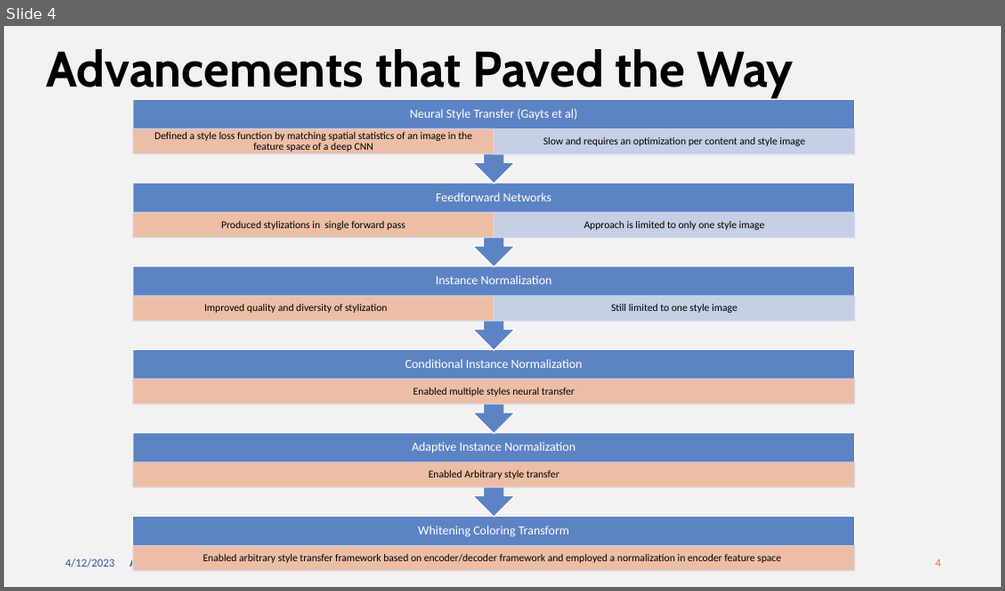
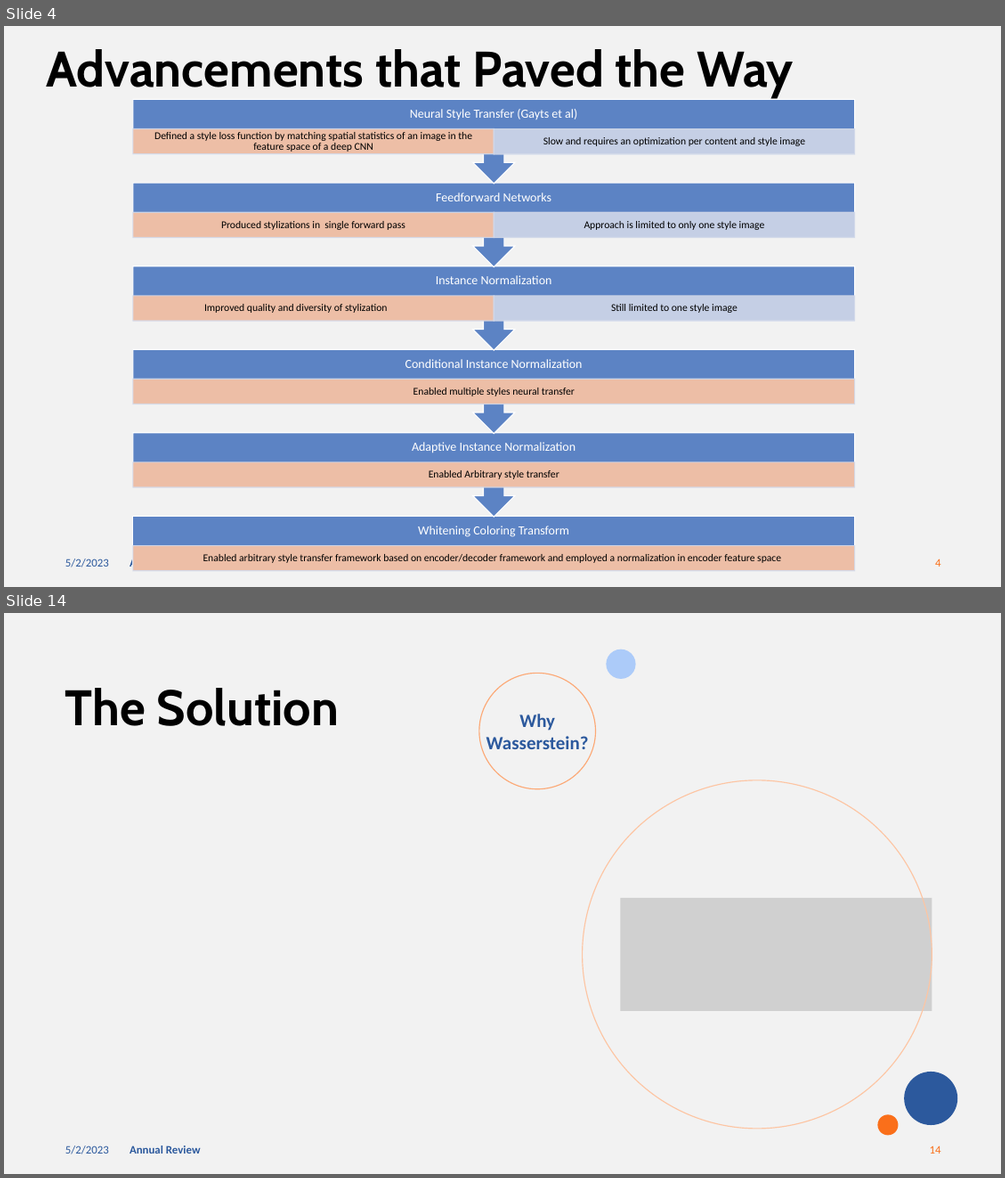
Before and after one commit to dominiquemcdonald14/McDonald_Thesis2023, a slide deck: mcdonald_materials/Wasserstein_Style­_Transfer_Presentation.pptx. Shown one above the other, each under a label of ours: slide 4 before the commit, slides 4 and 14 after it; the slides between them are not shown. The pictures are 1005x591 and 1005x1178 pixels, drawn with LibreOffice and Linux fonts; fonts in the diff are those of the drawing; grey boxes stand for pictures. Boxes give left, top, right and bottom in pixels: in the first picture for what was removed or moved away, otherwise in the second. Text is boxed around its words. In the diff, an @@ line names an element or a change of style, - is before the commit and + after.

```diff
--- a/mcdonald_materials/Wasserstein_Style­_Transfer_Presentation.pptx
+++ b/mcdonald_materials/Wasserstein_Style­_Transfer_Presentation.pptx
@@ slide 14 added at (4, 613, 1001, 1174), background #F2F2F2; not listed: 3 template elements that a slide beside it also shows @@
@@ ellipse added at (606, 649, 636, 679), fill #ACCBF9 @@
@@ title added at (65, 688, 339, 726), 48 pt, text #000000, bold @@
+The Solution
@@ ellipse added at (479, 673, 596, 788), outline #FCA976 1 pt @@
@@ text added at (486, 714, 589, 749), 18 pt, text #2C599D, bold @@
+Why Wasserstein?
@@ ellipse added at (582, 780, 932, 1129), outline #FDC5A3 1 pt @@
@@ picture added at (620, 898, 932, 1011) @@
@@ ellipse added at (905, 1071, 958, 1126), fill #2C599D @@
@@ ellipse added at (877, 1115, 898, 1135), fill #FA6F1A @@
@@ slide 4 changed as well @@
@@ text at (65, 558, 109, 567): text changed @@
-4/12/2023
+5/2/2023
```
Also in this commit, not shown: 2 other slides changed, 13 other slides added, 26 other files.
